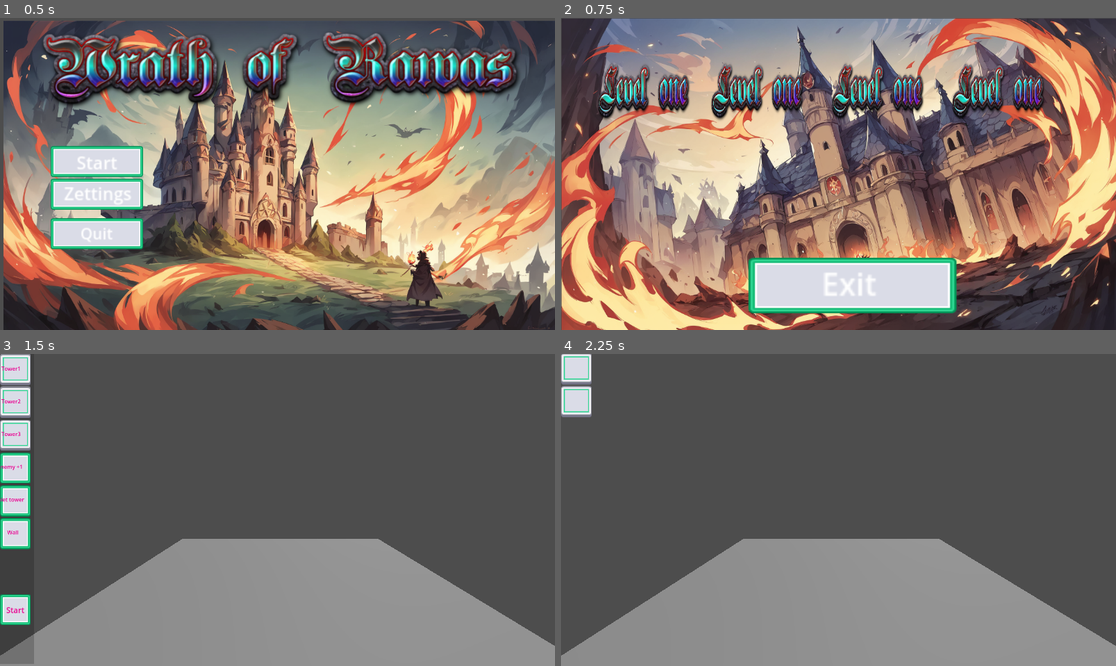
Above: before the commit, frames 1-4 (two rows, left to right).
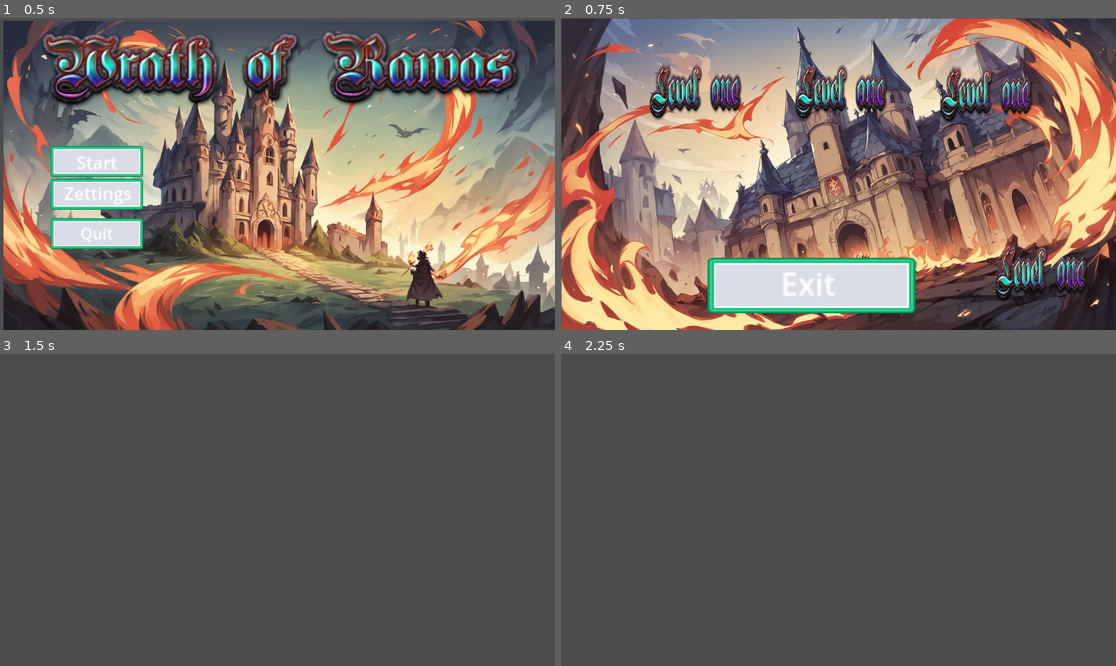
Above: after the commit, the same moments.

Repository: KenvaidGT/Wrath-of-Rawas
Game: Godot game, scene res://Main_menu/UI Scenes/MainMenu Visual/MainScene.tscn
Two runs of this game, one before a commit and one after it. Both use one fixed random seed, a clock stepped at 60 frames per second and the inputs below.
Inputs (mouse positions are in pixels of both pictures, inside the frame that each line leads up to; where the layout moved, square brackets give the same spot in the first picture):
- Up to frame 1 (0.5 s): no input
- Up to frame 2 (0.75 s): click "Start" at 0.5 s
- Up to frame 3 (1.5 s): click (277, 428) [194, 428] at 1.25 s
- Up to frame 4 (2.25 s): click (577, 609) at 2 s, where only the run before the commit has a clickable "Start"

Frame 1 is identical in both runs. In frame 2, 13% of the frame differs, in the area x 6-95%, y 14-95%; in frame 3, 33%, in the area x 0-100%, y 0-100%; in frame 4, 30%.

Commit message:
button exit start working

Diff:
--- a/GameScenes/Map1.tscn
+++ b/GameScenes/Map1.tscn
@@ -12,8 +12,10 @@
 [node name="Map1" type="Node3D"]
 
 [node name="wave_UI" parent="." instance=ExtResource("1_e7b08")]
+metadata/_edit_use_anchors_ = true
 
 [node name="Game_UI" parent="." instance=ExtResource("2_emh3p")]
+metadata/_edit_use_anchors_ = true
 
 [node name="DirectionalLight3D" type="DirectionalLight3D" parent="."]
 transform = Transform3D(-0.866023, -0.433016, 0.250001, 0, 0.499998, 0.866027, -0.500003, 0.749999, -0.43301, -4.81839, 1.94779, 0)
--- a/GameScenes/debug_lvl.tscn
+++ b/GameScenes/debug_lvl.tscn
@@ -1,3 +1,33 @@
-[gd_scene format=3 uid="uid://bi17srvxm6eat"]
+[gd_scene load_steps=5 format=3 uid="uid://4g75un8wa4in"]
+
+[ext_resource type="PackedScene" uid="uid://8ta4yvucudcg" path="res://UI/wave_ui.tscn" id="1_elrgw"]
+[ext_resource type="PackedScene" uid="uid://dnr2gywg0vfxr" path="res://UI/game_ui.tscn" id="2_8q1nm"]
+
+[sub_resource type="BoxMesh" id="BoxMesh_h0vqt"]
+size = Vector3(10, 1, 10)
+
+[sub_resource type="BoxShape3D" id="BoxShape3D_sg2ih"]
+size = Vector3(10, 0.5, 10)
 
 [node name="Node3D" type="Node3D"]
+
+[node name="wave_UI" parent="." instance=ExtResource("1_elrgw")]
+metadata/_edit_use_anchors_ = true
+
+[node name="Game_UI" parent="." instance=ExtResource("2_8q1nm")]
+metadata/_edit_use_anchors_ = true
+
+[node name="DirectionalLight3D" type="DirectionalLight3D" parent="."]
+transform = Transform3D(-0.866023, -0.433016, 0.250001, 0, 0.499998, 0.866027, -0.500003, 0.749999, -0.43301, -4.81839, 1.94779, 0)
+shadow_enabled = true
+
+[node name="Camera3D" type="Camera3D" parent="."]
+transform = Transform3D(1, 0, 0, 0, 0.987688, 0.156434, 0, -0.156434, 0.987688, -0.141509, 3.57829, 4.96821)
+
+[node name="StaticBody3D" type="StaticBody3D" parent="."]
+
+[node name="MeshInstance3D" type="MeshInstance3D" parent="StaticBody3D"]
+mesh = SubResource("BoxMesh_h0vqt")
+
+[node name="CollisionShape3D" type="CollisionShape3D" parent="StaticBody3D"]
+shape = SubResource("BoxShape3D_sg2ih")
--- a/Main_menu/UI Code/ExitScene.gd
+++ b/Main_menu/UI Code/ExitScene.gd
@@ -6,4 +6,4 @@
 	exit_button.pressed.connect(on_exit_pressed)
 
 func on_exit_pressed():
-	get_tree().quit()
+	get_tree().change_scene_to_file("res://Main_menu/UI Scenes/MainMenu Visual/MainScene.tscn")
--- a/Main_menu/UI Scenes/ExitScene.tscn
+++ b/Main_menu/UI Scenes/ExitScene.tscn
@@ -29,3 +29,5 @@
 offset_bottom = 30.0
 scale = Vector2(4, 4)
 text = "Exit"
+
+[connection signal="pressed" from="exit" to="." method="_on_exit_pressed"]
--- a/Main_menu/UI Scenes/LevelSelect Visual/level_select.gd
+++ b/Main_menu/UI Scenes/LevelSelect Visual/level_select.gd
@@ -1,23 +1,25 @@
 extends Node2D
 
-func _ready():
-	$Level1.connect("pressed", Callable(self, "on_level1_pressed"))
-	$Level2.connect("pressed", Callable(self, "on_level2_pressed"))
-	$Level3.connect("pressed", Callable(self, "on_level3_pressed"))
-	$Level4.connect("pressed", Callable(self, "on_level4_pressed"))
-	$Exit.connect("pressed", Callable(self, "on_exit_pressed"))
 
-func on_level1_pressed():
+
+func _on_level_1_pressed():
+	get_tree().change_scene_to_file("res://GameScenes/Map1.tscn")
+
+
+
+func _on_level_2_pressed():
+	get_tree().change_scene_to_file("res://GameScenes/Map2.tscn")
+
+
+
+func _on_level_3_pressed():
+	get_tree().change_scene_to_file("res://GameScenes/Map3.tscn")
+
+
+
+func _on_debug_lvl_pressed():
 	get_tree().change_scene_to_file("res://GameScenes/debug_lvl.tscn")
 
-func on_level2_pressed():
-	get_tree().change_scene_to_file("res://GameScenes/Map1.tscn")
 
-func on_level3_pressed():
-	get_tree().change_scene_to_file("res://GameScenes/Map2.tscn")
-
-func on_level4_pressed():
-	get_tree().change_scene_to_file("res://GameScenes/Map3.tscn")
-
-func on_exit_pressed():
+func _on_exit_pressed():
 	get_tree().change_scene_to_file("res://Main_menu/UI Scenes/MainMenu Visual/MainScene.tscn")
--- a/Main_menu/UI Scenes/LevelSelect Visual/level_select.tscn
+++ b/Main_menu/UI Scenes/LevelSelect Visual/level_select.tscn
@@ -14,9 +14,9 @@
 texture = ExtResource("1_jhaj8")
 
 [node name="Exit" type="TextureButton" parent="."]
-offset_left = 389.0
+offset_left = 304.0
 offset_top = 498.0
-offset_right = 821.0
+offset_right = 736.0
 offset_bottom = 613.0
 texture_normal = ExtResource("2_5l0je")
 ignore_texture_size = true
@@ -32,43 +32,46 @@
 text = "Exit"
 
 [node name="Level1" type="TextureButton" parent="."]
-offset_left = 64.0
+offset_left = 172.0
 offset_top = 70.0
-offset_right = 279.0
+offset_right = 387.0
 offset_bottom = 236.0
 texture_normal = ExtResource("3_3v5bq")
 ignore_texture_size = true
 stretch_mode = 0
 
+[node name="Debug_lvl" type="TextureButton" parent="."]
+offset_left = 889.0
+offset_top = 448.0
+offset_right = 1104.0
+offset_bottom = 614.0
+texture_normal = ExtResource("3_3v5bq")
+texture_pressed = ExtResource("3_3v5bq")
+ignore_texture_size = true
+stretch_mode = 0
+
 [node name="Level2" type="TextureButton" parent="."]
-offset_left = 300.0
-offset_top = 70.0
-offset_right = 515.0
-offset_bottom = 236.0
+offset_left = 474.0
+offset_top = 71.0
+offset_right = 689.0
+offset_bottom = 237.0
 texture_normal = ExtResource("3_3v5bq")
 texture_pressed = ExtResource("3_3v5bq")
 ignore_texture_size = true
 stretch_mode = 0
 
 [node name="Level3" type="TextureButton" parent="."]
-offset_left = 550.0
-offset_top = 70.0
-offset_right = 765.0
-offset_bottom = 236.0
+offset_left = 775.0
+offset_top = 76.0
+offset_right = 990.0
+offset_bottom = 242.0
 texture_normal = ExtResource("3_3v5bq")
 texture_pressed = ExtResource("3_3v5bq")
 ignore_texture_size = true
 stretch_mode = 0
 
-[node name="Level4" type="TextureButton" parent="."]
-offset_left = 800.0
-offset_top = 70.0
-offset_right = 1015.0
-offset_bottom = 236.0
-texture_normal = ExtResource("3_3v5bq")
-texture_pressed = ExtResource("3_3v5bq")
-ignore_texture_size = true
-stretch_mode = 0
-
-[connection signal="pressed" from="Exit" to="." method="_on_texture_button_pressed"]
 [connection signal="pressed" from="Exit" to="." method="_on_exit_pressed"]
+[connection signal="pressed" from="Level1" to="." method="_on_level_1_pressed"]
+[connection signal="pressed" from="Debug_lvl" to="." method="_on_debug_lvl_pressed"]
+[connection signal="pressed" from="Level2" to="." method="_on_level_2_pressed"]
+[connection signal="pressed" from="Level3" to="." method="_on_level_3_pressed"]
Not shown: 2 places in Main_menu/UI Scenes/LevelSelectScene.tscn that only renumber resources
Not shown: 1 places in Main_menu/UI Scenes/SettingsScene.tscn that only renumber resources
